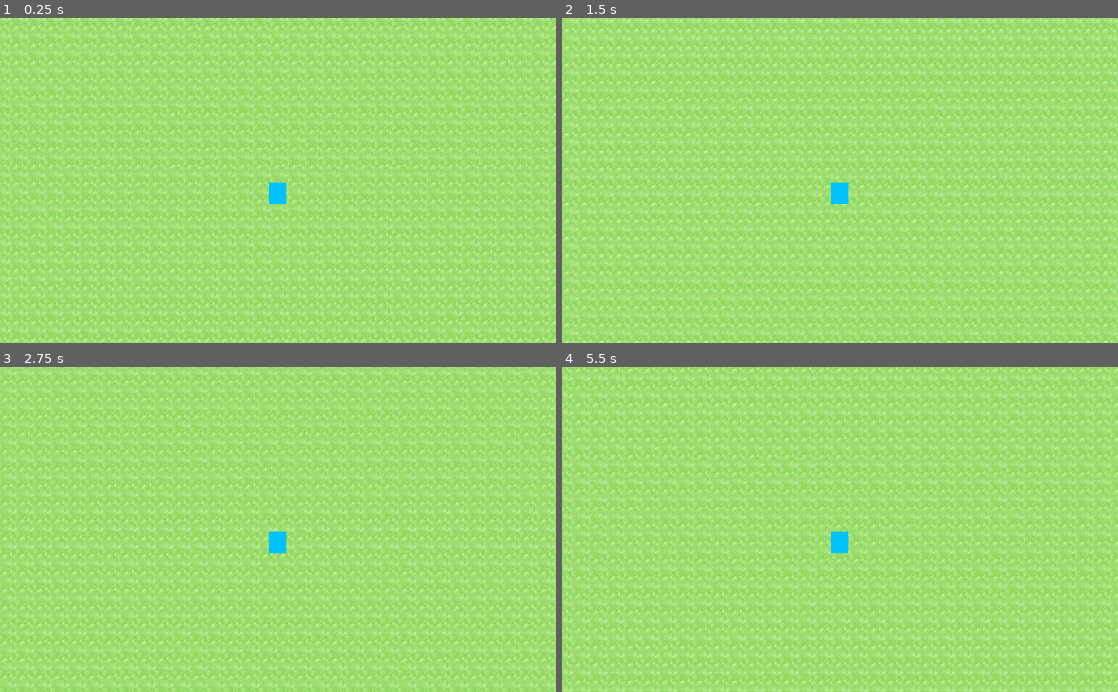
Above: before the commit, frames 1-4 (two rows, left to right).
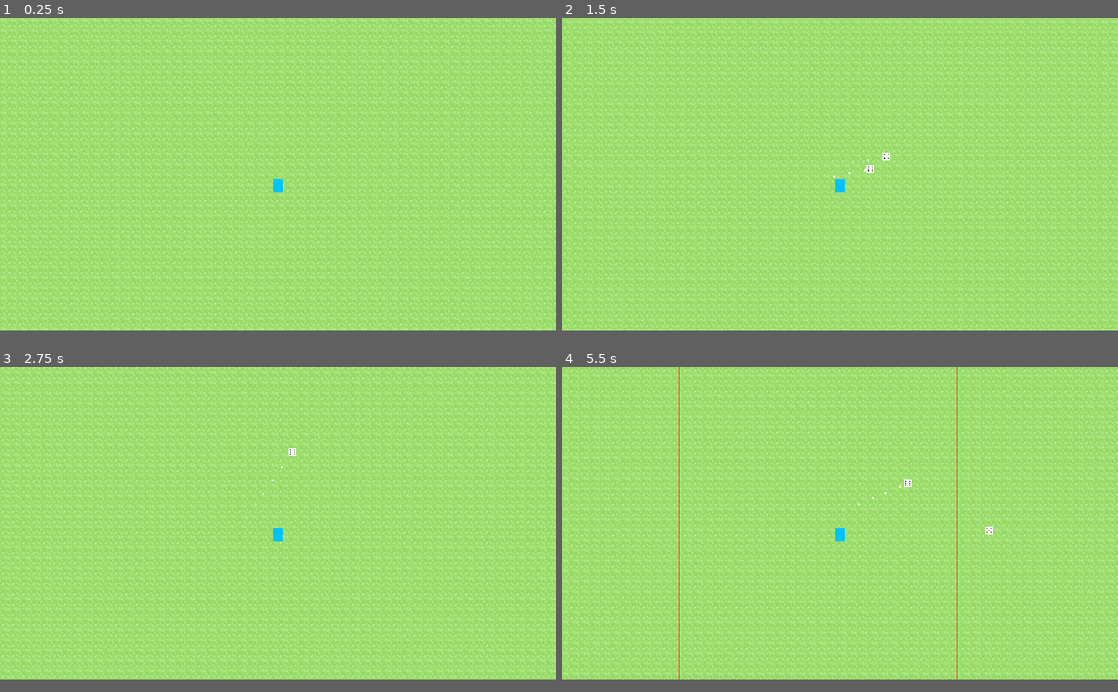
Above: after the commit, the same moments.

Repository: Xalph555/Fate-Overturned
Game: Godot game, scene res://Levels/MainMap/MainMap.tscn
Same seed, same stepped clock (60 frames per second), same inputs: the game is played once before the commit and once after it. Before the commit the project has no main scene; this scene is started directly in both runs.
Inputs (mouse positions are in pixels of both pictures, inside the frame that each line leads up to):
- Up to frame 1 (0.25 s): no input
- Up to frame 2 (1.5 s): tap Enter at 0.5 s; move the mouse to (962, 164) at 0.52 s; press the mouse at (962, 164) at 0.53 s; hold D (move_right) 0.53-1.28 s; move the mouse to (728, 196) at 1.27 s; release the mouse at (728, 196) at 1.28 s; hold S (move_down) from 1.28 s (still down); click (728, 196) at 1.35 s
- Up to frame 3 (2.75 s): move the mouse to (333, 458) at 2.02 s; release S (move_down) at 2.03 s; press the mouse at (333, 458) at 2.03 s; hold D (move_right) from 2.03 s (still down)
- Up to frame 4 (5.5 s): move the mouse to (812, 594) at 2.77 s; release D (move_right) at 2.78 s; release the mouse at (812, 594) at 2.78 s; hold W (move_up) 2.78-3.53 s; click (812, 594) at 2.85 s; move the mouse to (1006, 578) at 3.52 s; press the mouse at (1006, 578) at 3.53 s; hold A (move_left) 3.53-5.03 s; move the mouse to (673, 480) at 4.27 s; release the mouse at (673, 480) at 4.28 s; click (673, 480) at 4.35 s; move the mouse to (867, 529) at 5.02 s; press the mouse at (867, 529) at 5.03 s; hold S (move_down) from 5.03 s (still down)
In our replay, the window is 800x468 before the commit and 800x450 after it. These sizes can differ from the game's own. Grey fills any space a smaller window leaves; there, only what the larger window draws over its background counts as a difference.

The runs differ from the first frame. In frame 1, 18% of the frame differs, in the area x 0-100%, y 0-100%; in frame 2, 17%; in frame 3, 17%; in frame 4, 18%.

Commit message:
Added basic dice system

Diff:
--- /dev/null
+++ b/Common/Dice/BaseDice/BaseDice.gd
@@ -0,0 +1,80 @@
+# BaseDice
+# ---------------------------------
+extends Sprite
+class_name BaseDice
+
+
+# Variables
+# ------------------------------------------
+export(String) var dice_name := ""
+
+# dice_sides = {<side name : String> : <frame number : int>}
+var _dice_sides := {}
+
+var _base_weights := {}
+var _weight_mods := {}
+var _side_weights := {}
+var _total_weight := 0.0
+
+var _base_side_damage := {}
+var _damage_mods := {}
+var _side_damage := {}
+
+var current_side := "1"
+
+
+# Functions
+# ----------------------------------------
+func _ready() -> void:
+	init_data()
+
+	update_weights()
+	update_damage()
+
+
+func init_data() -> void:
+	_dice_sides = DiceDataBase.dice_data[dice_name]["frames"]
+	_base_weights = DiceDataBase.dice_data[dice_name]["weights"]
+	_base_side_damage = DiceDataBase.dice_data[dice_name]["damage"]
+
+	for side in _dice_sides:
+		_weight_mods[side] = 0.0
+		_side_weights[side] = 0.0
+
+		_damage_mods[side] = 0.0
+		_side_damage[side] = 0.0
+
+
+func _process(_delta: float) -> void:
+	update_side_sprite()
+
+
+func update_side_sprite() -> void:
+	self.frame = _dice_sides[current_side]
+
+
+func update_weights() -> void:
+	_total_weight = 0.0
+
+	# setting accumualted weights
+	for side in _base_weights:
+		_total_weight += _base_weights[side] + _weight_mods[side]
+		_side_weights[side] = _total_weight
+
+
+func update_damage() -> void:
+	for side in _base_side_damage:
+		_side_damage[side] = _base_side_damage[side] + _damage_mods[side]
+
+
+func roll_dice() -> void:
+	var roll := rand_range(0.0, _total_weight)
+
+	for side in _side_weights:
+		if _side_weights[side] > roll:
+			current_side = side
+			break
+
+
+func get_current_damage() -> float:
+	return _side_damage[current_side]
--- /dev/null
+++ b/Common/Dice/BaseDice/BaseDice.tscn
@@ -0,0 +1,7 @@
+[gd_scene load_steps=2 format=2]
+
+[ext_resource path="res://Common/Dice/BaseDice/BaseDice.gd" type="Script" id=1]
+
+[node name="BaseDice" type="Sprite"]
+scale = Vector2( 1.5, 1.5 )
+script = ExtResource( 1 )
--- /dev/null
+++ b/Common/Dice/DiceData.json
@@ -0,0 +1,9 @@
+{
+    "D6" : {"frames" : {"1": 0, "2": 1, "3": 2, "4": 3, "5": 4, "6": 5},
+            "weights" : {"1": 1, "2": 1, "3": 1, "4": 1, "5": 1, "6": 1},
+            "damage": {"1": 1, "2": 2, "3": 3, "4": 4, "5": 5, "6": 6}},
+
+    "D8" : {"frames" : {"1": 0, "2": 1, "3": 2, "4": 3, "5": 4, "6": 5, "7": 6, "8": 7},
+            "weights" : {"1": 1, "2": 1, "3": 1, "4": 1, "5": 1, "6": 1, "7": 1, "8": 1},
+            "damage" : {"1": 1, "2": 2, "3": 3, "4": 4, "5": 5, "6": 6, "7": 7, "8": 8}}
+}
--- /dev/null
+++ b/Common/Dice/DiceDataBase.gd
@@ -0,0 +1,20 @@
+# DiceDataBase
+# ---------------------------------
+extends Node
+
+
+# Variables
+# ------------------------------------------
+export (String, FILE, "*.json") var dice_path
+var dice_data : Dictionary
+
+
+# Functions
+# ----------------------------------------
+func _ready() -> void:
+	var file = File.new()
+	assert(file.file_exists(dice_path))
+
+	file.open(dice_path, file.READ)
+	var raw_data = parse_json(file.get_as_text())
+	dice_data = raw_data
--- /dev/null
+++ b/Common/Dice/DiceDataBase.tscn
@@ -0,0 +1,7 @@
+[gd_scene load_steps=2 format=2]
+
+[ext_resource path="res://Common/Dice/DiceDataBase.gd" type="Script" id=1]
+
+[node name="DiceWeightDataBase" type="Node"]
+script = ExtResource( 1 )
+dice_path = "res://Common/Dice/DiceData.json"
--- /dev/null
+++ b/Common/Dice/Projectiles/D6/D6.gd
@@ -0,0 +1,5 @@
+extends DiceProjectile
+
+
+func _ready() -> void:
+	pass
--- /dev/null
+++ b/Common/Dice/Projectiles/D6/D6.tscn
@@ -0,0 +1,13 @@
+[gd_scene load_steps=4 format=2]
+
+[ext_resource path="res://Common/Dice/Projectiles/DiceProjectile.tscn" type="PackedScene" id=1]
+[ext_resource path="res://Common/Dice/Projectiles/D6/D6Sprites.png" type="Texture" id=2]
+[ext_resource path="res://Common/Dice/Projectiles/D6/D6.gd" type="Script" id=3]
+
+[node name="D6" instance=ExtResource( 1 )]
+texture = ExtResource( 2 )
+hframes = 6
+script = ExtResource( 3 )
+dice_name = "D6"
+roll_time = 0.6
+destory_timer = 0.8
--- /dev/null
+++ b/Common/Dice/Projectiles/DiceProjectile.gd
@@ -0,0 +1,52 @@
+# BaseDice
+# ---------------------------------
+extends BaseDice
+class_name DiceProjectile
+
+
+# Variables
+# ------------------------------------------
+export(float) var roll_time := 0.0
+export(float) var destory_timer := 0.0
+
+var move_speed := 0.0
+var rotation_speed := 0.0
+
+var move_dir := Vector2.ZERO
+var velocity := Vector2.ZERO
+
+onready var _roll_timer := $RollTimer
+
+
+# Functions
+# ----------------------------------------
+func _ready() -> void:
+	_roll_timer.wait_time = roll_time
+
+
+func _physics_process(delta: float) -> void:
+	velocity = move_dir * move_speed * delta
+	self.global_position += velocity
+
+	# self.rotation_degrees += rotation_speed * delta
+
+
+func throw_dice(start_pos : Vector2, dir : Vector2, speed : float) -> void:
+	self.global_position = start_pos
+	move_dir = dir
+
+	move_speed = speed
+
+	roll_dice()
+
+	_roll_timer.start()
+
+
+func destroy_dice() -> void:
+	yield(get_tree().create_timer(destory_timer), "timeout")
+	call_deferred("free")
+
+
+func _on_RollTimer_timeout() -> void:
+	move_dir = Vector2.ZERO
+	destroy_dice()
--- /dev/null
+++ b/Common/Dice/Projectiles/DiceProjectile.tscn
@@ -0,0 +1,43 @@
+[gd_scene load_steps=9 format=2]
+
+[ext_resource path="res://Common/Dice/BaseDice/BaseDice.tscn" type="PackedScene" id=1]
+[ext_resource path="res://Common/Dice/Projectiles/DiceProjectile.gd" type="Script" id=2]
+[ext_resource path="res://Common/Temp/BlankTexture.png" type="Texture" id=3]
+
+[sub_resource type="Gradient" id=1]
+colors = PoolColorArray( 1, 1, 1, 1, 1, 1, 1, 0 )
+
+[sub_resource type="GradientTexture" id=2]
+gradient = SubResource( 1 )
+
+[sub_resource type="Curve" id=3]
+max_value = 20.0
+_data = [ Vector2( 0, 7.18182 ), 0.0, 0.0, 0, 0, Vector2( 0.98913, 1.63636 ), 0.0, 0.0, 0, 0 ]
+
+[sub_resource type="CurveTexture" id=4]
+curve = SubResource( 3 )
+
+[sub_resource type="ParticlesMaterial" id=5]
+trail_divisor = 2
+flag_disable_z = true
+orbit_velocity = 0.0
+orbit_velocity_random = 0.0
+scale_random = 0.27
+scale_curve = SubResource( 4 )
+color_ramp = SubResource( 2 )
+
+[node name="DiceProjectile" instance=ExtResource( 1 )]
+texture = ExtResource( 3 )
+script = ExtResource( 2 )
+
+[node name="RollTimer" type="Timer" parent="." index="0"]
+one_shot = true
+
+[node name="Particles2D" type="Particles2D" parent="." index="1"]
+show_behind_parent = true
+amount = 10
+visibility_rect = Rect2( -50, -50, 100, 100 )
+local_coords = false
+process_material = SubResource( 5 )
+
+[connection signal="timeout" from="RollTimer" to="." method="_on_RollTimer_timeout"]
--- a/Common/Player/Player.gd
+++ b/Common/Player/Player.gd
@@ -6,6 +6,8 @@
 # Variables
 # -----------------------------------
 const TERMINAL_SPEED := 5000.0
+
+export(PackedScene) var temp_dice
 
 export(float) var acceleration := 50.0
 export(float) var max_speed := 500.0
@@ -16,13 +18,36 @@
 var _input_dir := Vector2.ZERO
 var velocity := Vector2.ZERO
 
+export(float) var throw_force := 500.0
+export(float) var throw_rate := 0.7
+
+var _can_throw := true
+var _is_throwing := false
+
+var mouse_pos := Vector2.ZERO
+var mouse_dir := Vector2.ZERO
+
+onready var _throw_rate_timer := $ThrowRateTimer
+
 
 # Functions
 # ------------------------------------
+func _ready() -> void:
+	_throw_rate_timer.wait_time = throw_rate
 
-func _physics_process(delta: float) -> void:
-	velocity.x = clamp((velocity.x + _input_dir.x * acceleration), -limit_speed, limit_speed)
-	velocity.y = clamp((velocity.y + _input_dir.y * acceleration), -limit_speed, limit_speed)
+
+func _process(_delta: float) -> void:
+	if _can_throw and _is_throwing:
+		throw_dice()
+
+
+func _physics_process(_delta: float) -> void:
+	update_mouse()
+
+	var normalised_input = _input_dir.normalized()
+
+	velocity.x = clamp((velocity.x + normalised_input.x * acceleration), -limit_speed, limit_speed)
+	velocity.y = clamp((velocity.y + normalised_input.y * acceleration), -limit_speed, limit_speed)
 
 	# max speed
 	limit_speed = lerp(limit_speed, max_speed, 0.02)
@@ -39,6 +64,7 @@
 
 
 func _unhandled_input(event: InputEvent) -> void:
+	# movement
 	if event.is_action_pressed("move_up"):
 		_input_dir.y -= 1
 	if event.is_action_released("move_up"):
@@ -58,3 +84,29 @@
 		_input_dir.x += 1
 	if event.is_action_released("move_right"):
 		_input_dir.x -= 1
+
+	# throw dice
+	if event.is_action_pressed("action_1"):
+		_is_throwing = true
+	if event.is_action_released("action_1"):
+		_is_throwing = false
+
+
+func update_mouse() -> void:
+	mouse_pos = get_global_mouse_position()
+	mouse_dir = (mouse_pos - self.global_position).normalized()
+
+
+func throw_dice() -> void:
+	_can_throw = false
+
+	var dice_instance = temp_dice.instance()
+	get_tree().current_scene.add_child(dice_instance)
+
+	dice_instance.throw_dice(self.global_position, mouse_dir, throw_force)
+
+	_throw_rate_timer.start()
+
+
+func _on_ThrowRateTimer_timeout() -> void:
+	_can_throw = true
--- a/Common/Player/Player.tscn
+++ b/Common/Player/Player.tscn
@@ -1,8 +1,9 @@
-[gd_scene load_steps=6 format=2]
+[gd_scene load_steps=7 format=2]
 
 [ext_resource path="res://Common/Player/TempPlayerSprite.png" type="Texture" id=1]
 [ext_resource path="res://Common/Player/Player.gd" type="Script" id=2]
 [ext_resource path="res://Common/HitHurtBox/Hurtbox/HurtBox.tscn" type="PackedScene" id=3]
+[ext_resource path="res://Common/Dice/Projectiles/D6/D6.tscn" type="PackedScene" id=4]
 
 [sub_resource type="CapsuleShape2D" id=1]
 radius = 8.0
@@ -16,10 +17,15 @@
 scale = Vector2( 2, 2 )
 collision_layer = 512
 script = ExtResource( 2 )
+temp_dice = ExtResource( 4 )
+
+[node name="ThrowRateTimer" type="Timer" parent="."]
+one_shot = true
 
 [node name="Camera2D" type="Camera2D" parent="."]
-position = Vector2( 0, -12 )
+position = Vector2( 0, -18 )
 current = true
+zoom = Vector2( 0.9, 0.9 )
 
 [node name="Sprite" type="Sprite" parent="."]
 texture = ExtResource( 1 )
@@ -32,3 +38,5 @@
 
 [node name="CollisionShape2D" type="CollisionShape2D" parent="HurtBox"]
 shape = SubResource( 2 )
+
+[connection signal="timeout" from="ThrowRateTimer" to="." method="_on_ThrowRateTimer_timeout"]
--- /dev/null
+++ b/Levels/LevelManager.gd
@@ -0,0 +1,7 @@
+# Level Manager
+# -----------------------------------------------
+extends Node2D
+
+
+func _ready() -> void:
+	randomize()
--- a/Levels/MainMap/MainMap.tscn
+++ b/Levels/MainMap/MainMap.tscn
@@ -1,9 +1,11 @@
-[gd_scene load_steps=3 format=2]
+[gd_scene load_steps=4 format=2]
 
 [ext_resource path="res://Common/Temp/TestTiles/TestTiles.tscn" type="PackedScene" id=1]
 [ext_resource path="res://Common/Player/Player.tscn" type="PackedScene" id=2]
+[ext_resource path="res://Levels/LevelManager.gd" type="Script" id=3]
 
 [node name="MainMap" type="Node2D"]
+script = ExtResource( 3 )
 
 [node name="TestTiles" parent="." instance=ExtResource( 1 )]
 tile_data = PoolIntArray( 0, 0, 0, 1, 0, 0, 2, 0, 0, 3, 0, 0, 4, 0, 0, 5, 0, 0, 6, 0, 0, 7, 0, 0, 8, 0, 0, 9, 0, 0, 10, …(143847 unchanged characters)…
--- a/project.godot
+++ b/project.godot
@@ -9,6 +9,16 @@
 config_version=4
 
 _global_script_classes=[ {
+"base": "Sprite",
+"class": "BaseDice",
+"language": "GDScript",
+"path": "res://Common/Dice/BaseDice/BaseDice.gd"
+}, {
+"base": "BaseDice",
+"class": "DiceProjectile",
+"language": "GDScript",
+"path": "res://Common/Dice/Projectiles/DiceProjectile.gd"
+}, {
 "base": "Area2D",
 "class": "HitBox",
 "language": "GDScript",
@@ -25,6 +35,8 @@
 "path": "res://Common/Player/Player.gd"
 } ]
 _global_script_class_icons={
+"BaseDice": "",
+"DiceProjectile": "",
 "HitBox": "",
 "HurtBox": "",
 "Player": ""
@@ -33,12 +45,19 @@
 [application]
 
 config/name="FateOverturned"
+run/main_scene="res://Levels/MainMap/MainMap.tscn"
 config/icon="res://icon.png"
+
+[autoload]
+
+DiceDataBase="*res://Common/Dice/DiceDataBase.tscn"
 
 [display]
 
-window/size/test_width=1536
-window/size/test_height=900
+window/size/width=1920
+window/size/height=1080
+window/size/test_width=1728
+window/size/test_height=972
 window/stretch/mode="2d"
 window/stretch/aspect="keep"
 
Renamed: Common/Dice/D6/D6Sprites.png -> Common/Dice/Projectiles/D6/D6Sprites.png
Not shown, added: Common/Dice/Projectiles/D6/D6Sprites.png.import
Binary file added: Common/Temp/BlankTexture.png
Not shown, changed: Common/Temp/BlankTexture.png.import
